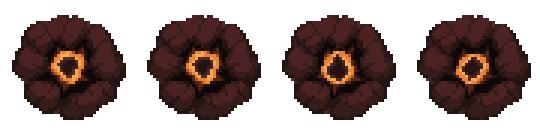
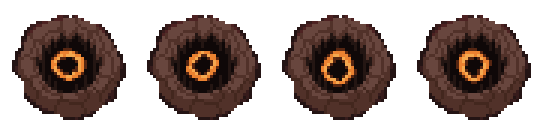
Layer changes from the first w=540, h=135 image to the second:
renamed "Frame 7 (150ms) (replace)" to "Phase 2", painted on it over [18, 18, 525, 117]
removed layer "Frame 6 (150ms) (replace)" over [288, 18, 390, 117]
removed layer "Frame 5 (150ms) (replace)" over [153, 18, 255, 117]
renamed "Background (150ms)" to "Phase 1", painted on it over [18, 18, 525, 117]
